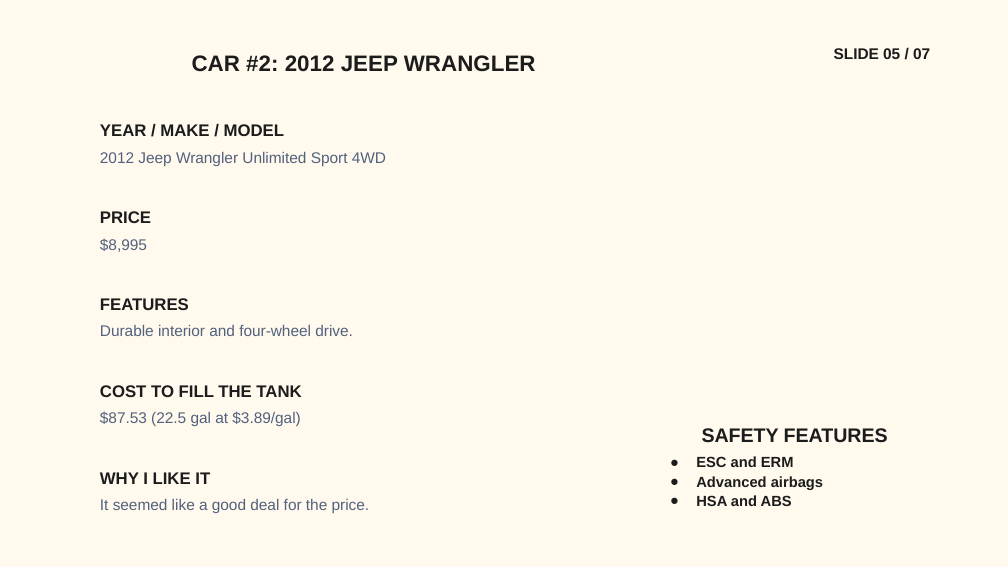
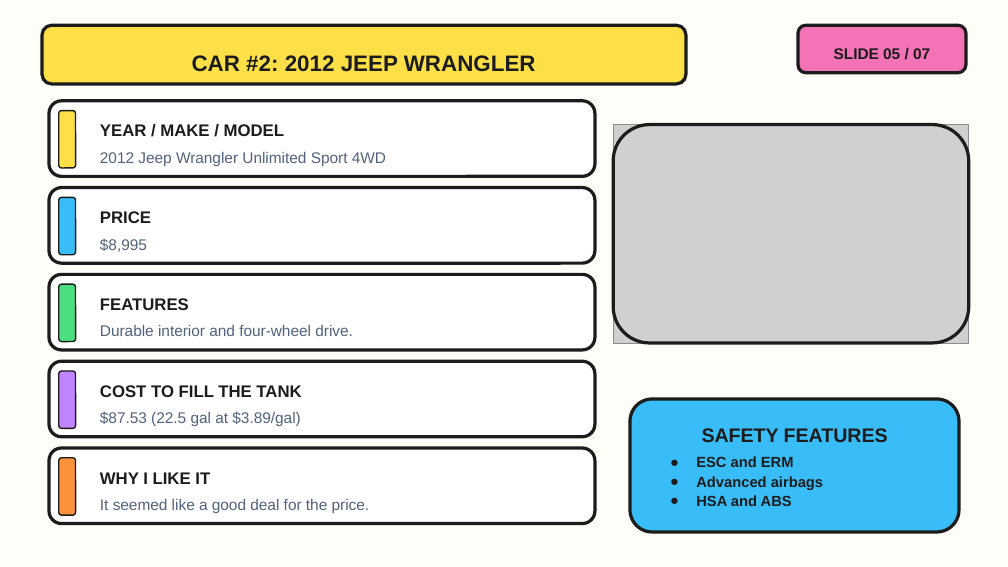
Before and after one commit to StwFate/Physics_Site, a slide deck: slide 5 of Car_Buying_Project/Google_Slides_Import/Buying_My_First_Car_Career_Style.pptx. Drawn at 1008x567 pixels with LibreOffice and Linux fonts; fonts in the diff are those of the drawing; grey boxes stand for pictures; background and template pictures are left out. Boxes give left, top, right and bottom in pixels: in the first picture for what was removed or moved away, otherwise in the second. Text is boxed around its words. In the diff, an @@ line names an element or a change of style, - is before the commit and + after.

```diff
--- a/Car_Buying_Project/Google_Slides_Import/Buying_My_First_Car_Career_Style.pptx
+++ b/Car_Buying_Project/Google_Slides_Import/Buying_My_First_Car_Career_Style.pptx
@@ background picture (left out) to #FFFDF7 @@
@@ rounded rectangle added at [42,25,687,84], fill #FDE047, outline #1C1C1C 3.07 pt @@
@@ rounded rectangle added at [799,25,966,73], fill #F472B6, outline #1C1C1C 3.07 pt @@
@@ rounded rectangle added at [49,101,595,176], fill #FFFFFF, outline #1C1C1C 3.07 pt @@
@@ rounded rectangle added at [59,110,76,168], fill #FDE047, outline #1C1C1C 1.33 pt @@
@@ picture added at [613,125,969,343] @@
@@ rounded rectangle added at [613,125,969,343], outline #1C1C1C 3.07 pt @@
@@ rounded rectangle added at [49,188,595,263], fill #FFFFFF, outline #1C1C1C 3.07 pt @@
@@ rounded rectangle added at [59,197,76,255], fill #38BDF8, outline #1C1C1C 1.33 pt @@
@@ rounded rectangle added at [49,274,595,350], fill #FFFFFF, outline #1C1C1C 3.07 pt @@
@@ rounded rectangle added at [59,284,76,342], fill #4ADE80, outline #1C1C1C 1.33 pt @@
@@ rounded rectangle added at [49,361,595,437], fill #FFFFFF, outline #1C1C1C 3.07 pt @@
@@ rounded rectangle added at [59,371,76,429], fill #C084FC, outline #1C1C1C 1.33 pt @@
@@ rounded rectangle added at [630,399,959,532], fill #38BDF8, outline #1C1C1C 3.07 pt @@
@@ rounded rectangle added at [49,448,595,524], fill #FFFFFF, outline #1C1C1C 3.07 pt @@
@@ rounded rectangle added at [59,458,76,516], fill #FB923C, outline #1C1C1C 1.33 pt @@
```
Also in this commit, not shown: 6 other slides changed, 11 other files.
